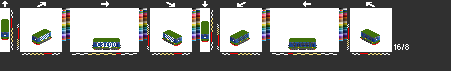
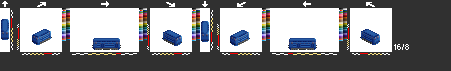
Layered file, before and after one edit (451x71). Changes by layer:
hid "gc3" over (1, 19, 380, 50)
